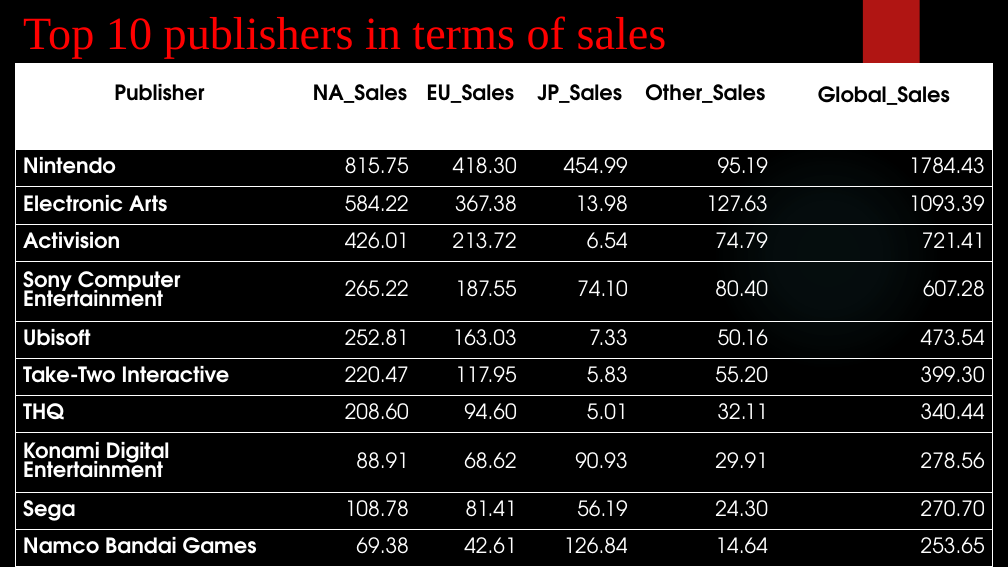
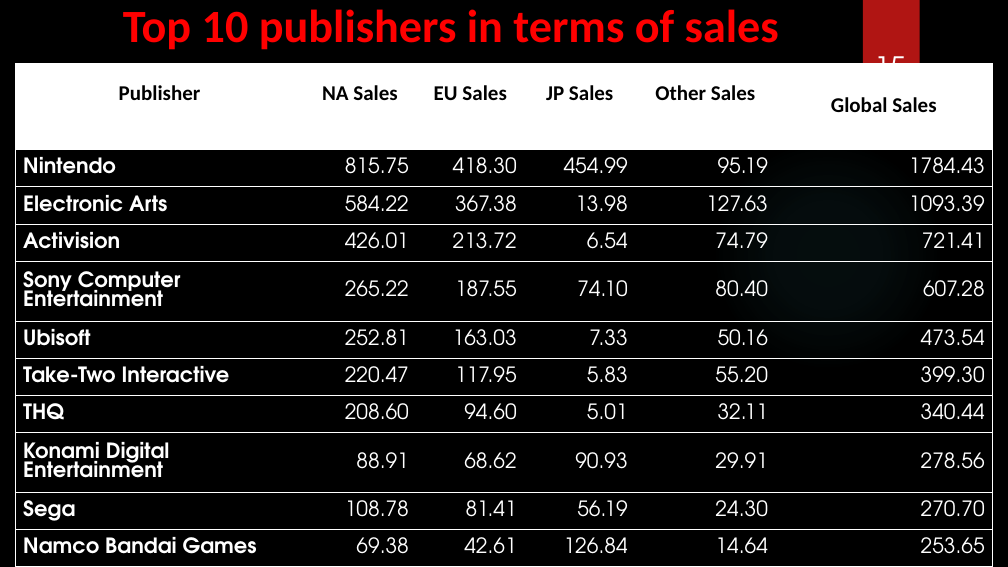
Before and after one commit to JMDUKU/GROUP-K-EDA-PROJECT, a slide deck: slide 15 of Group K EDA Project DIGICAP.pptx (slide 13 before the commit). Drawn at 1008x567 pixels with LibreOffice and Linux fonts; fonts in the diff are those of the drawing; background and template pictures are left out. Boxes give left, top, right and bottom in pixels: in the first picture for what was removed or moved away, otherwise in the second. Text is boxed around its words. In the diff, an @@ line names an element or a change of style, - is before the commit and + after.

```diff
--- a/Group K EDA Project DIGICAP.pptx
+++ b/Group K EDA Project DIGICAP.pptx
@@ title "Top 10 publishers in terms ...": place and size @@
-title "Top 10 publishers in terms ..." at box(23, 16, 667, 59)
+title "Top 10 publishers in terms ..." at box(123, 9, 779, 50)
@@ title "Top 10 publishers in terms ..." at box(123, 9, 779, 50): font Times New Roman to Calibri, bold on @@
@@ page number added at box(874, 48, 907, 63), 28 pt, text #FFFFFF @@
+15
@@ table at box(16, 64, 994, 567) @@
-row 1: Publisher | NA_Sales | EU_Sales | JP_Sales | Other_Sales | Global_Sales
+row 1: Publisher | NA Sales | EU Sales | JP Sales | Other Sales | Global Sales
@@ font TeX Gyre Adventor to Calibri in "Publisher" @@
```
Also in this commit, not shown: 18 other slides changed, 2 slides added, 1 slide removed.
